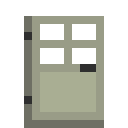
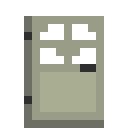
Layered file, before and after one edit (w=128, h=128). Changes by layer:
painted on "oak_door.png" over bbox(40, 24, 96, 56)
